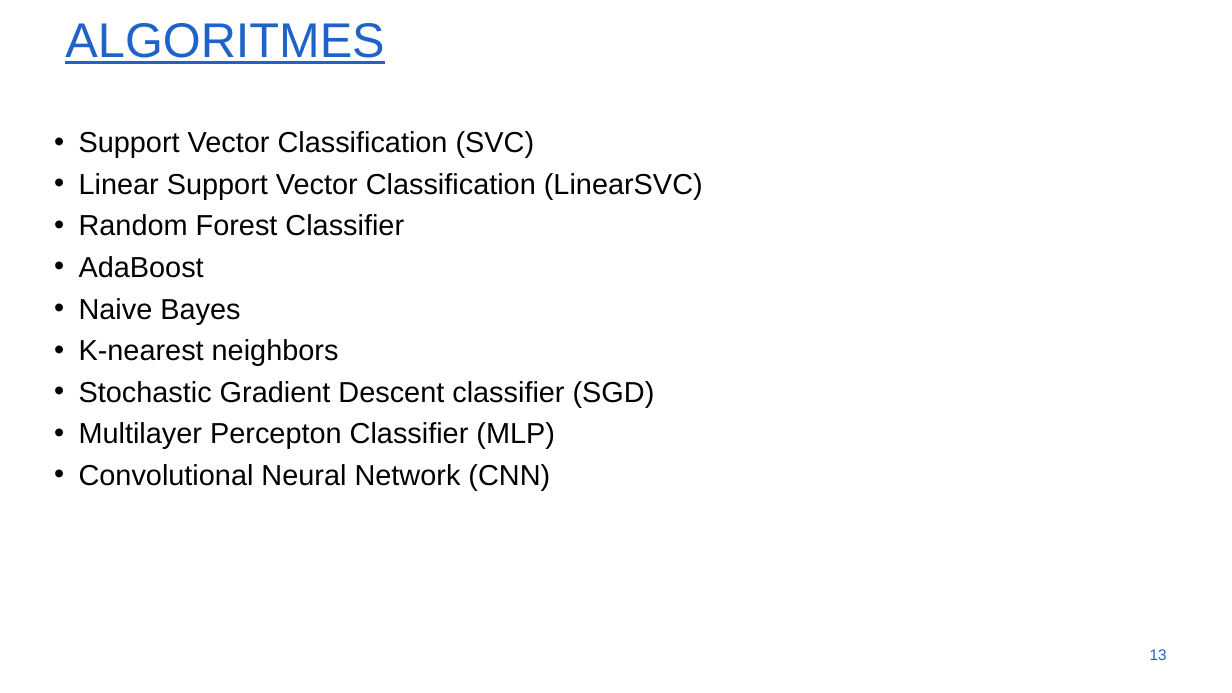
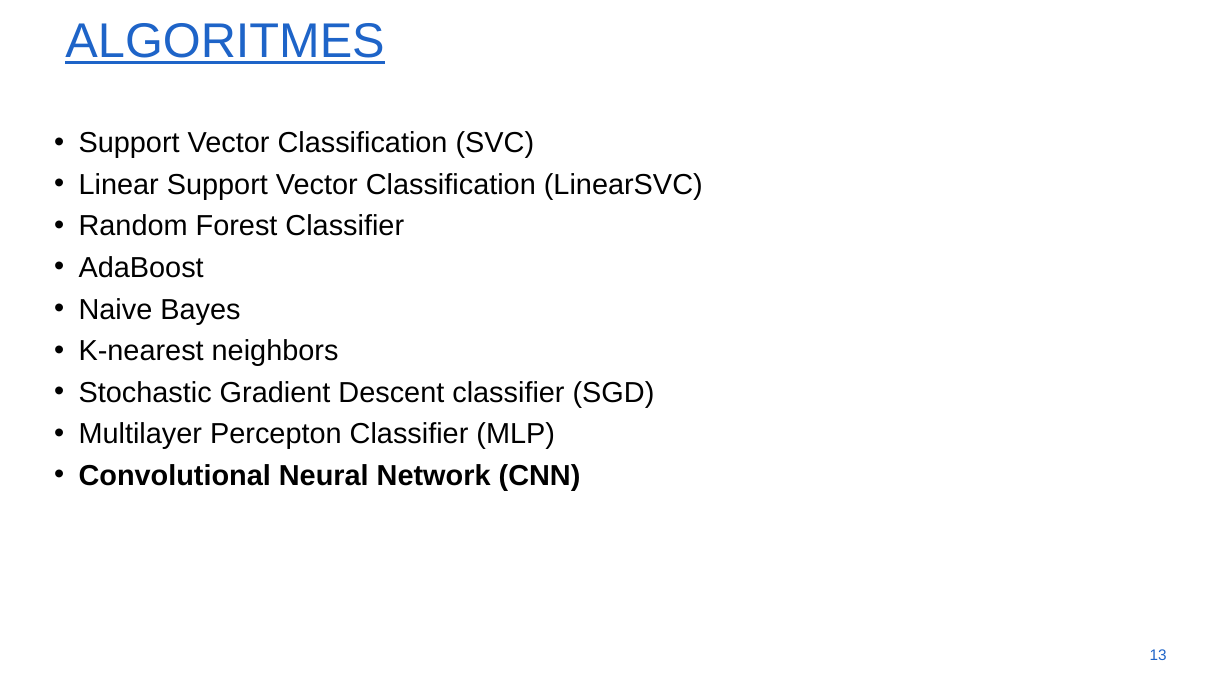
Before and after one commit to ethienpont/Ontwerp-en-ontwikkeling-van-een-Android-gezondheidsapplicatie-gefocust-op-rope-skipping, a slide deck: slide 13 of presentatie - 19 april.pptx. Drawn at 1232x693 pixels with LibreOffice and Linux fonts; fonts in the diff are those of the drawing; background and template pictures are left out. Boxes give left, top, right and bottom in pixels: in the first picture for what was removed or moved away, otherwise in the second. Text is boxed around its words. In the diff, an @@ line names an element or a change of style, - is before the commit and + after.

```diff
--- a/presentatie - 19 april.pptx
+++ b/presentatie - 19 april.pptx
@@ text at box(79, 464, 581, 490): bold on in "Convolutional Neural Network (CNN)" @@
```
Also in this commit, not shown: 24 other files.
